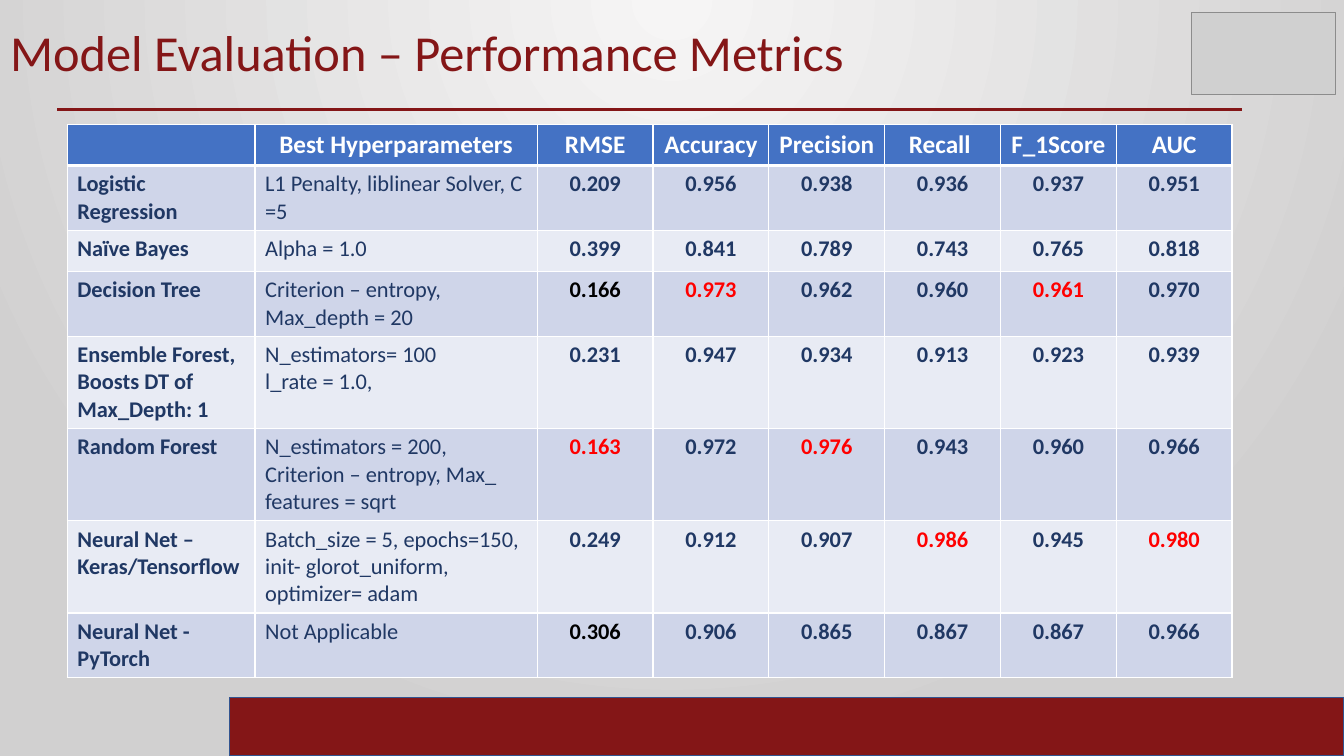
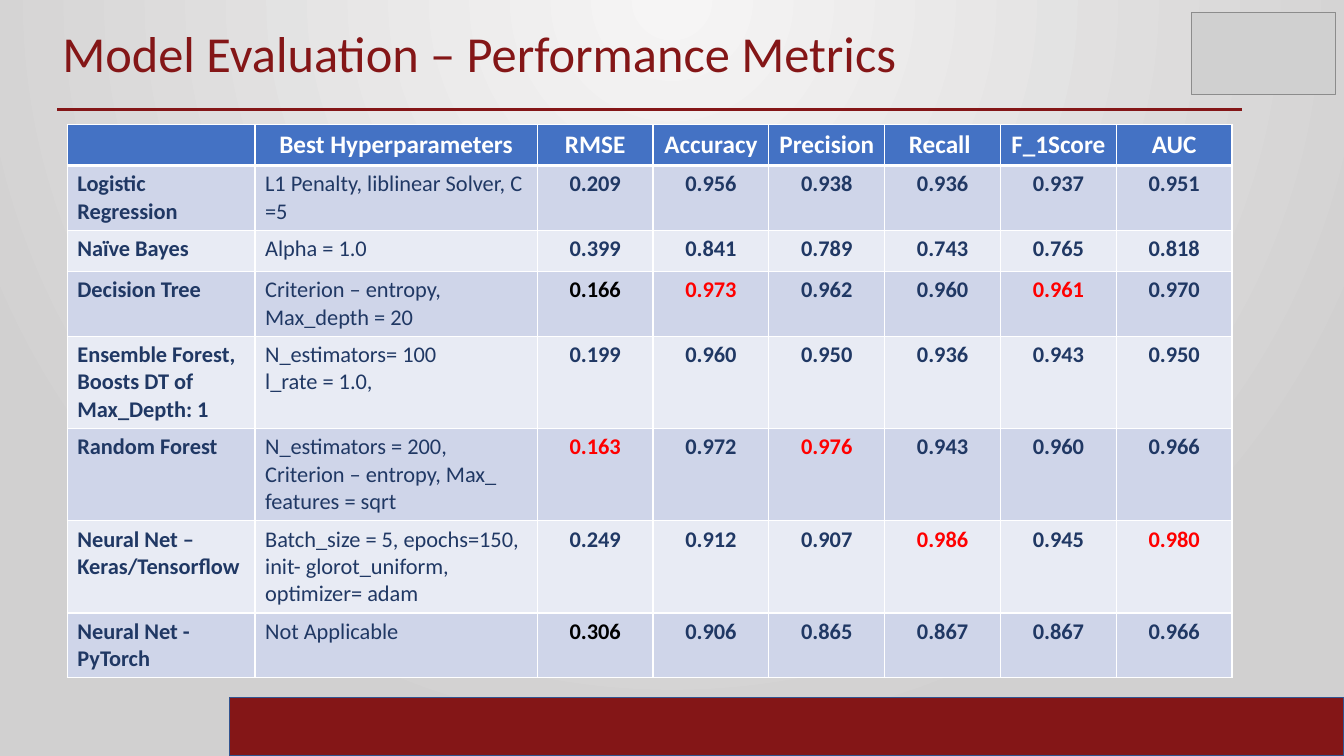
Before and after one commit to ramrao0102/DSA5900-Project, a slide deck: slide 16 of Ram_Rao_Final_Practicum.pptx (slide 15 before the commit). Drawn at 1344x756 pixels with LibreOffice and Linux fonts; fonts in the diff are those of the drawing; grey boxes stand for pictures; background and template pictures are left out. Boxes give left, top, right and bottom in pixels: in the first picture for what was removed or moved away, otherwise in the second. Text is boxed around its words. In the diff, an @@ line names an element or a change of style, - is before the commit and + after.

```diff
--- a/Ram_Rao_Final_Practicum.pptx
+++ b/Ram_Rao_Final_Practicum.pptx
@@ text "Model Evaluation – Performance Metrics": place and size @@
-text "Model Evaluation – Performance Metrics" at (10, 36, 844, 72)
+text "Model Evaluation – Performance Metrics" at (62, 37, 896, 73)
@@ table at (68, 125, 1233, 674) @@
-row 5: Ensemble Forest, Boosts DT of Max_Depth: 1 | N_estimators= 100 / l_rate = 1.0, | 0.231 | 0.947 | 0.934 | 0.913 | 0.923 | 0.939
+row 5: Ensemble Forest, Boosts DT of Max_Depth: 1 | N_estimators= 100 / l_rate = 1.0, | 0.199 | 0.960 | 0.950 | 0.936 | 0.943 | 0.950
```
Also in this commit, not shown: 5 other slides changed, 2 slides added, 1 other file.
